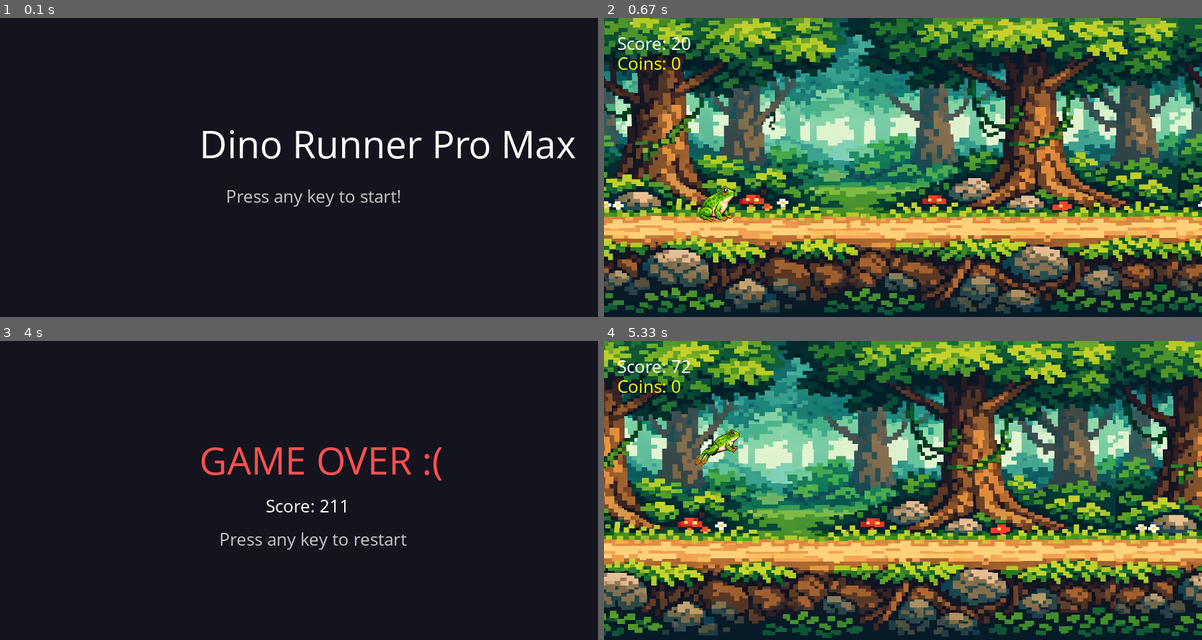
Above: before the commit, frames 1-4 (two rows, left to right).
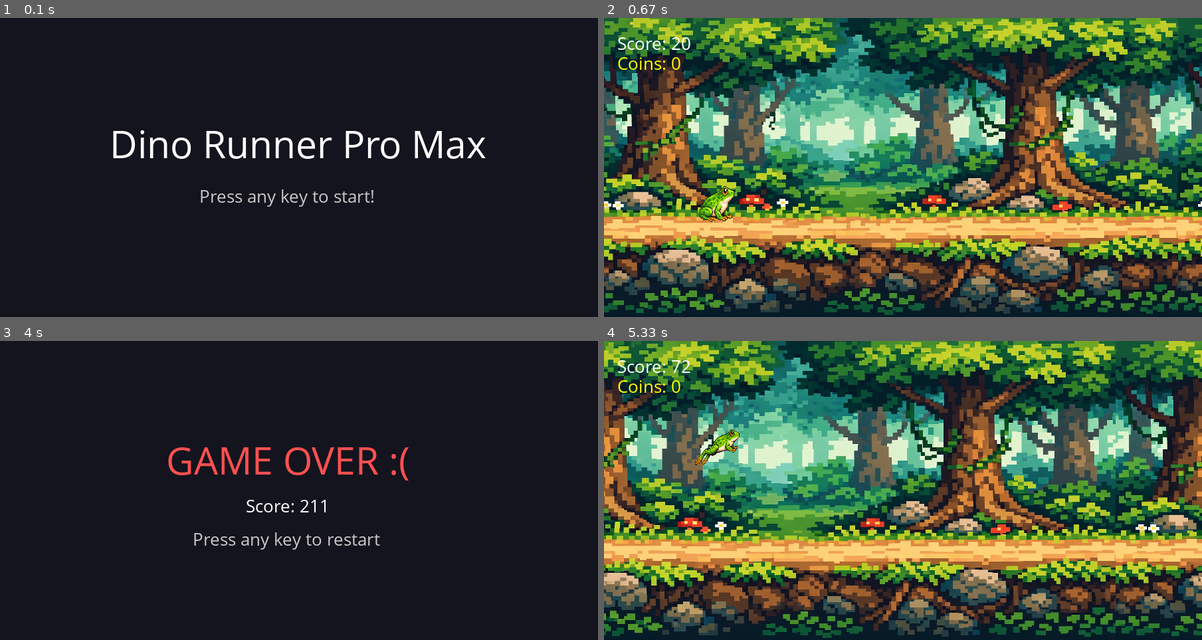
Above: after the commit, the same moments.

Repository: babospal/Pygame10A_C
Game: pygame game, started from main.py
Two runs of this game, one before a commit and one after it. Both use one fixed random seed, a clock stepped at 60 frames per second and the inputs below.
Inputs:
- Up to frame 1 (0.1 s): no input
- Up to frame 2 (0.67 s): tap Space at 0.33 s
- Up to frame 3 (4 s): tap Space at 0.67, 1.07, 1.37, 1.9, 2.2, 2.4, 2.7, 2.97, 3.3, 3.6, 3.73 s
- Up to frame 4 (5.33 s): tap Space at 4.13, 4.43, 4.8, 5.2 s

The runs differ from the first frame. In frame 1, 3.3% of the frame differs, in the area x 18-97%, y 37-64%; in frame 2, nothing differs; in frame 3, 2.7%; in frame 4, nothing differs.

Commit message:
text positions fixed, images folder added

Diff:
--- a/Background.py
+++ b/Background.py
@@ -10,7 +10,7 @@
 
     def __init__(self) -> None:
         # load background image
-        self._image: pygame.Surface = pygame.image.load("background.png").convert()
+        self._image: pygame.Surface = pygame.image.load("images/background.png").convert()
         self._image = pygame.transform.scale(self._image, (WIDTH, HEIGHT))
 
         # scrolling positions
--- a/Game.py
+++ b/Game.py
@@ -116,16 +116,16 @@
         self.screen.fill((20, 20, 30))
 
         if self.state == "START":
-            self.draw_text("Dino Runner Pro Max", self.big_font, (255, 255, 255), 300, 150)
+            self.draw_text("Dino Runner Pro Max", self.big_font, (255, 255, 255), 165, 150)
             self.draw_text(
-                "Press any key to start!", self.font, (200, 200, 200), 340, 250
+                "Press any key to start!", self.font, (200, 200, 200), 300, 250
             )
 
         elif self.state == "GAMEOVER":
-            self.draw_text("GAME OVER :(", self.big_font, (255, 80, 80), 300, 140)
-            self.draw_text(f"Score: {self.score}", self.font, (255, 255, 255), 400, 230)
+            self.draw_text("GAME OVER :(", self.big_font, (255, 80, 80), 250, 140)
+            self.draw_text(f"Score: {self.score}", self.font, (255, 255, 255), 370, 230)
             self.draw_text(
-                "Press any key to restart", self.font, (200, 200, 200), 330, 280
+                "Press any key to restart", self.font, (200, 200, 200), 290, 280
             )
 
         elif self.state == "PLAYING":
--- a/Obstacle.py
+++ b/Obstacle.py
@@ -20,8 +20,8 @@
         self.speed: float = speed
 
         # Load images
-        big_img = pygame.image.load("tree_trunk_big.png").convert_alpha()
-        small_img = pygame.image.load("tree_trunk_small.png").convert_alpha()
+        big_img = pygame.image.load("images/tree_trunk_big.png").convert_alpha()
+        small_img = pygame.image.load("images/tree_trunk_small.png").convert_alpha()
 
         # Choose type
         if random.randint(0, 1) == 0:
--- a/Player.py
+++ b/Player.py
@@ -7,10 +7,10 @@
         super().__init__()
         # load images
         self.frog = pygame.transform.scale(
-            pygame.image.load("frog.png").convert_alpha(), (100, 100)
+            pygame.image.load("images/frog.png").convert_alpha(), (100, 100)
         )
         self.frog_jumping = pygame.transform.scale(
-            pygame.image.load("frog_jumping.png").convert_alpha(),
+            pygame.image.load("images/frog_jumping.png").convert_alpha(),
             (100, 100),
         )
 
@@ -42,7 +42,7 @@
             self.vel_y = 0.0
             self.jump_count = 0
 
-        # 👇 IMAGE SWITCHING LOGIC
+        # image switching
         if self.rect.bottom < GROUND_Y:
             self.image = self.frog_jumping
         else:
Renamed: background.png -> images/background.png
Renamed: frog.png -> images/frog.png
Renamed: frog_jumping.png -> images/frog_jumping.png
Renamed: tree_trunk_big.png -> images/tree_trunk_big.png
Renamed: tree_trunk_small.png -> images/tree_trunk_small.png
